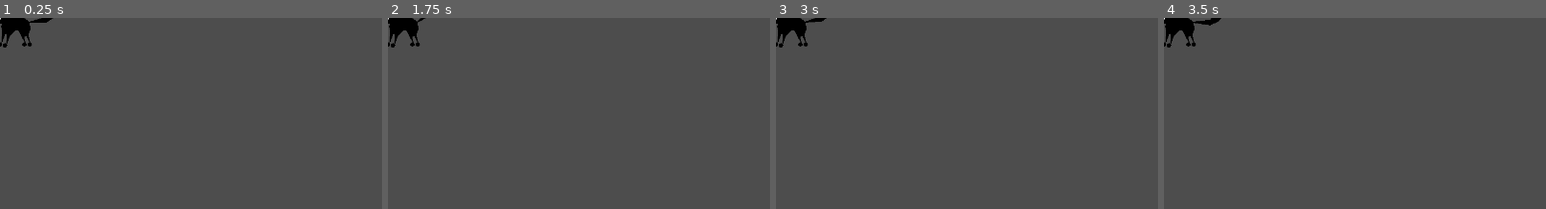
Above: before the commit, frames 1-4 (left to right).
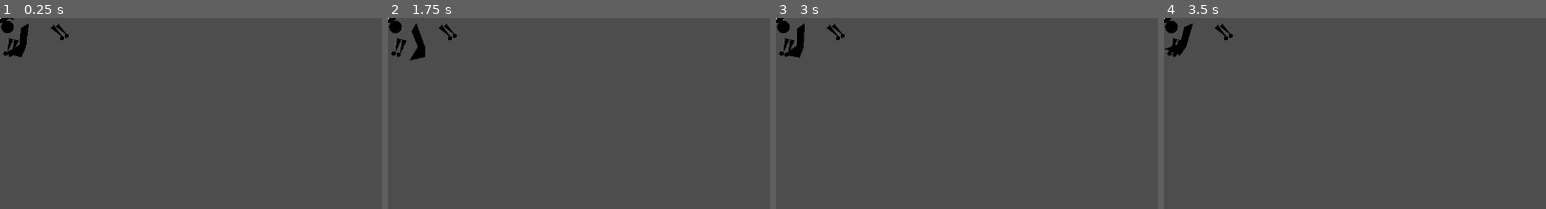
Above: after the commit, the same moments.

Repository: sciamop/circle-triangle-square
Game: Godot game, scene res://Scenes/_mcguffin.tscn
Same seed, same stepped clock (60 frames per second), same inputs: the game is played once before the commit and once after it. This scene is started directly instead of the project's main scene.
Inputs:
- Up to frame 1 (0.25 s): no input
- Up to frame 2 (1.75 s): hold Right (move_right) 0.53-1.28 s; tap B (attack_ranged) at 0.6 s; tap Space (jump) at 0.77, 1.52 s; hold Left (move_left) from 1.28 s (still down); tap Shift (dash) at 1.35 s
- Up to frame 3 (3 s): release Left (move_left) at 2.03 s; hold Right (move_right) from 2.03 s (still down); tap Ctrl (slash) at 2.1 s; tap B (attack_ranged) at 2.85 s
- Up to frame 4 (3.5 s): keep holding Right (move_right); tap Space (jump) at 3.02 s
The pictures show only the part of the screen within x 0-50%, y 0-50%; the shares and areas given below are measured in that part.

The runs differ from the first frame. In frame 1, 1.1% of the frame differs, in the area x 0-18%, y 0-21%; in frame 2, 1.1%; in frame 3, 1.0%; in frame 4, 1.1%.

Commit message:
IK for mcGuffin

Diff:
--- a/Scenes/UI.tscn
+++ b/Scenes/UI.tscn
@@ -211,7 +211,7 @@
 position = Vector2(25, 24)
 scale = Vector2(1.14861, 1.08698)
 color = Color(0, 0, 0, 1)
-polygon = PackedVector2Array(12, 0, 10.3923, 6, 6, 10.3923, 7.34764e-16, 12, -6, 10.3923, -10.3923, 6, -12, 1.46953e-15, -10.3923, -6, -6, -10.3923, -2.20429e-15, -12, 6, -10.3923, 10.3923, -6)
+polygon = PackedVector2Array(12, 0, 10.3923, 6, 6, 10.3923, 7.34788e-16, 12, -6, 10.3923, -10.3923, 6, -12, 1.46958e-15, -10.3923, -6, -6, -10.3923, -2.20436e-15, -12, 6, -10.3923, 10.3923, -6)
 script = ExtResource("2_nxvpl")
 radius = 12.0
 segments = 12
--- a/Scenes/_mcguffin.tscn
+++ b/Scenes/_mcguffin.tscn
@@ -3,6 +3,81 @@
 [ext_resource type="Script" uid="uid://y63jp0cst87s" path="res://Scripts/polygon_2d.gd" id="1_75amw"]
 [ext_resource type="AudioStream" uid="uid://dpd3dur7knw5i" path="res://Sounds/cat-meow.mp3" id="2_8dvo0"]
 [ext_resource type="FontFile" uid="uid://dbb1aunswvl1g" path="res://Fonts/circle-triangle-square-Regular.otf" id="3_vdg1q"]
+
+[sub_resource type="Animation" id="Animation_obnv1"]
+length = 0.001
+tracks/0/type = "value"
+tracks/0/imported = false
+tracks/0/enabled = true
+tracks/0/path = NodePath("headGroup:position")
+tracks/0/interp = 1
+tracks/0/loop_wrap = true
+tracks/0/keys = {
+"times": PackedFloat32Array(0),
+"transitions": PackedFloat32Array(1),
+"update": 0,
+"values": [Vector2(0, 0)]
+}
+tracks/1/type = "value"
+tracks/1/imported = false
+tracks/1/enabled = true
+tracks/1/path = NodePath("headGroup:rotation")
+tracks/1/interp = 1
+tracks/1/loop_wrap = true
+tracks/1/keys = {
+"times": PackedFloat32Array(0),
+"transitions": PackedFloat32Array(1),
+"update": 0,
+"values": [0.0]
+}
+tracks/2/type = "value"
+tracks/2/imported = false
+tracks/2/enabled = true
+tracks/2/path = NodePath("Label:position")
+tracks/2/interp = 1
+tracks/2/loop_wrap = true
+tracks/2/keys = {
+"times": PackedFloat32Array(0),
+"transitions": PackedFloat32Array(1),
+"update": 0,
+"values": [Vector2(-60, -69)]
+}
+tracks/3/type = "value"
+tracks/3/imported = false
+tracks/3/enabled = true
+tracks/3/path = NodePath("Label:rotation")
+tracks/3/interp = 1
+tracks/3/loop_wrap = true
+tracks/3/keys = {
+"times": PackedFloat32Array(0),
+"transitions": PackedFloat32Array(1),
+"update": 0,
+"values": [0.0]
+}
+tracks/4/type = "value"
+tracks/4/imported = false
+tracks/4/enabled = true
+tracks/4/path = NodePath("Label:visible")
+tracks/4/interp = 1
+tracks/4/loop_wrap = true
+tracks/4/keys = {
+"times": PackedFloat32Array(0),
+"transitions": PackedFloat32Array(1),
+"update": 1,
+"values": [true]
+}
+tracks/5/type = "value"
+tracks/5/imported = false
+tracks/5/enabled = true
+tracks/5/path = NodePath("torsoGroup/tail:rotation")
+tracks/5/interp = 1
+tracks/5/loop_wrap = true
+tracks/5/keys = {
+"times": PackedFloat32Array(0),
+"transitions": PackedFloat32Array(1),
+"update": 0,
+"values": [2.67689]
+}
 
 [sub_resource type="Animation" id="Animation_dcqxf"]
 resource_name = "idle"
@@ -98,81 +173,6 @@
 [sub_resource type="Animation" id="Animation_jpcxv"]
 resource_name = "meow"
 
-[sub_resource type="Animation" id="Animation_obnv1"]
-length = 0.001
-tracks/0/type = "value"
-tracks/0/imported = false
-tracks/0/enabled = true
-tracks/0/path = NodePath("headGroup:position")
-tracks/0/interp = 1
-tracks/0/loop_wrap = true
-tracks/0/keys = {
-"times": PackedFloat32Array(0),
-"transitions": PackedFloat32Array(1),
-"update": 0,
-"values": [Vector2(0, 0)]
-}
-tracks/1/type = "value"
-tracks/1/imported = false
-tracks/1/enabled = true
-tracks/1/path = NodePath("headGroup:rotation")
-tracks/1/interp = 1
-tracks/1/loop_wrap = true
-tracks/1/keys = {
-"times": PackedFloat32Array(0),
-"transitions": PackedFloat32Array(1),
-"update": 0,
-"values": [0.0]
-}
-tracks/2/type = "value"
-tracks/2/imported = false
-tracks/2/enabled = true
-tracks/2/path = NodePath("Label:position")
-tracks/2/interp = 1
-tracks/2/loop_wrap = true
-tracks/2/keys = {
-"times": PackedFloat32Array(0),
-"transitions": PackedFloat32Array(1),
-"update": 0,
-"values": [Vector2(-60, -69)]
-}
-tracks/3/type = "value"
-tracks/3/imported = false
-tracks/3/enabled = true
-tracks/3/path = NodePath("Label:rotation")
-tracks/3/interp = 1
-tracks/3/loop_wrap = true
-tracks/3/keys = {
-"times": PackedFloat32Array(0),
-"transitions": PackedFloat32Array(1),
-"update": 0,
-"values": [0.0]
-}
-tracks/4/type = "value"
-tracks/4/imported = false
-tracks/4/enabled = true
-tracks/4/path = NodePath("Label:visible")
-tracks/4/interp = 1
-tracks/4/loop_wrap = true
-tracks/4/keys = {
-"times": PackedFloat32Array(0),
-"transitions": PackedFloat32Array(1),
-"update": 1,
-"values": [true]
-}
-tracks/5/type = "value"
-tracks/5/imported = false
-tracks/5/enabled = true
-tracks/5/path = NodePath("torsoGroup/tail:rotation")
-tracks/5/interp = 1
-tracks/5/loop_wrap = true
-tracks/5/keys = {
-"times": PackedFloat32Array(0),
-"transitions": PackedFloat32Array(1),
-"update": 0,
-"values": [2.67689]
-}
-
 [sub_resource type="AnimationLibrary" id="AnimationLibrary_wiv5i"]
 _data = {
 &"RESET": SubResource("Animation_obnv1"),
@@ -187,30 +187,169 @@
 
 [node name="mcguffin" type="Node2D"]
 
+[node name="Skeleton2D" type="Skeleton2D" parent="."]
+
+[node name="torsoBone" type="Bone2D" parent="Skeleton2D"]
+position = Vector2(14, 17)
+auto_calculate_length_and_angle = false
+length = 40.3113
+bone_angle = -7.12502
+
+[node name="headBone" type="Bone2D" parent="Skeleton2D/torsoBone"]
+position = Vector2(-9, -16)
+rotation = -0.337611
+
+[node name="earBones" type="Bone2D" parent="Skeleton2D/torsoBone/headBone"]
+position = Vector2(2.36697, -23.2836)
+rotation = 0.496291
+scale = Vector2(1, 1)
+auto_calculate_length_and_angle = false
+length = 36.999
+bone_angle = -113.684
+
+[node name="earLBone" type="Bone2D" parent="Skeleton2D/torsoBone/headBone/earBones"]
+position = Vector2(16, -2)
+rotation = -0.695021
+scale = Vector2(0.51, 0.51)
+auto_calculate_length_and_angle = false
+length = 36.709
+bone_angle = 0.0
+
+[node name="RemoteTransform2D" type="RemoteTransform2D" parent="Skeleton2D/torsoBone/headBone/earBones/earLBone"]
+remote_path = NodePath("../../../../../../headGroup/earL")
+
+[node name="earRBone" type="Bone2D" parent="Skeleton2D/torsoBone/headBone/earBones"]
+position = Vector2(-9, 0)
+rotation = -2.47389
+scale = Vector2(0.42, 0.42)
+auto_calculate_length_and_angle = false
+length = 37.766
+bone_angle = 0.0
+
+[node name="RemoteTransform2D" type="RemoteTransform2D" parent="Skeleton2D/torsoBone/headBone/earBones/earRBone"]
+remote_path = NodePath("../../../../../../headGroup/earR")
+
+[node name="RemoteTransform2D" type="RemoteTransform2D" parent="Skeleton2D/torsoBone/headBone"]
+remote_path = NodePath("../../../../headGroup")
+
+[node name="hipBone" type="Bone2D" parent="Skeleton2D/torsoBone"]
+position = Vector2(40, -5)
+rotation = -0.432965
+auto_calculate_length_and_angle = false
+length = 0.0
+bone_angle = 0.0
+
+[node name="LegRearLBone" type="Bone2D" parent="Skeleton2D/torsoBone/hipBone"]
+auto_calculate_length_and_angle = false
+length = 36.709
+bone_angle = -221.538
+
+[node name="LegRearRBone" type="Bone2D" parent="Skeleton2D/torsoBone/hipBone"]
+auto_calculate_length_and_angle = false
+length = 36.709
+bone_angle = -244.858
+
+[node name="tailBone" type="Bone2D" parent="Skeleton2D/torsoBone/hipBone"]
+rotation = 0.733038
+auto_calculate_length_and_angle = false
+length = 69.842
+bone_angle = -61.215
+
+[node name="RemoteTransform2D" type="RemoteTransform2D" parent="Skeleton2D/torsoBone/hipBone/tailBone"]
+remote_path = NodePath("../../../../../torsoGroup/tail")
+
+[node name="RemoteTransform2D" type="RemoteTransform2D" parent="Skeleton2D/torsoBone/hipBone"]
+remote_path = NodePath("../../../../torsoGroup/rearLegs")
+
+[node name="chestBone" type="Bone2D" parent="Skeleton2D/torsoBone"]
+rotation = 0.0633261
+scale = Vector2(1, 1)
+
+[node name="legLBone" type="Bone2D" parent="Skeleton2D/torsoBone/chestBone"]
+rotation = 2.14152
+scale = Vector2(1, 1)
+auto_calculate_length_and_angle = false
+length = 29.06
+bone_angle = -9.191
+
+[node name="legRBone" type="Bone2D" parent="Skeleton2D/torsoBone/chestBone"]
+auto_calculate_length_and_angle = false
+length = 32.567
+bone_angle = 90.364
+
+[node name="RemoteTransform2D" type="RemoteTransform2D" parent="Skeleton2D/torsoBone/chestBone"]
+remote_path = NodePath("../../../../torsoGroup/frontLegs")
+
+[node name="RemoteTransform2D" type="RemoteTransform2D" parent="Skeleton2D/torsoBone"]
+remote_path = NodePath("../../../torsoGroup/body")
+
 [node name="torsoGroup" type="Area2D" parent="."]
 
 [node name="body" type="Polygon2D" parent="torsoGroup"]
-position = Vector2(30, 18)
-rotation = -1.4953
-scale = Vector2(1.96142, 2.34482)
-color = Color(0, 0, 0, 1)
-polygon = PackedVector2Array(11.8082, 0.535989, 11.3836, 2.30028, 10.9512, 3.91405, 9.72766, 5.79989, 9.33463, 7.10783, 8.39477, 8.02267, 7.45982, 8.95444, 6, 10.3923, 7.34764e-16, 12, -6, 10.3923, -9.1594, 6.13946, -2.38811, 1.86185, -2.58037, -0.264435, -8.01025, -3.7701, -6, -10.3923, -2.20429e-15, -12, 6, -10.3923, 10.3923, -6, 10.8768, -4.10967, 11.3401, -2.46294)
+position = Vector2(14, 17)
+color = Color(0, 0, 0, 1)
+polygon = PackedVector2Array(12, 0, 10.3923, 6, 6, 10.3923, 7.34788e-16, 12, -6, 10.3923, -10.3923, 6, -12, 1.46958e-15, -10.3923, -6, -6, -10.3923, -2.20436e-15, -12, 6, -10.3923, 10.3923, -6)
 script = ExtResource("1_75amw")
 radius = 12.0
 segments = 12
 
 [node name="tail" type="Polygon2D" parent="torsoGroup"]
 z_index = 1
-position = Vector2(55, 8)
+position = Vector2(54, 12)
 rotation = 2.67689
-scale = Vector2(1.38104, 0.447188)
-color = Color(0, 0, 0, 1)
-offset = Vector2(-37.965, 4.365)
+scale = Vector2(1, 1)
+color = Color(0, 0, 0, 1)
+offset = Vector2(7.75238, -43.1758)
 texture_scale = Vector2(61.65, 61.65)
 polygon = PackedVector2Array(43.235, -4.365, 14.7753, -16.2784, 3.64244, 0.608221, -8.63041, 45.2046, 7.63997, 38.4602, 14.981, 7.46224)
 vertex_colors = PackedColorArray(0, 0, 0, 1)
 
-[node name="frontLegL" type="Polygon2D" parent="torsoGroup"]
+[node name="rearLegs" type="Area2D" parent="torsoGroup"]
+position = Vector2(54, 12)
+rotation = -0.432965
+
+[node name="rearLegL" type="Polygon2D" parent="torsoGroup/rearLegs"]
+z_index = 1
+position = Vector2(38.7487, 22.6318)
+rotation = 1.22567
+scale = Vector2(0.708424, 0.234562)
+color = Color(0, 0, 0, 1)
+offset = Vector2(-1.235, 4.365)
+texture_scale = Vector2(61.65, 61.65)
+polygon = PackedVector2Array(43.235, -4.365, 0.235, -22.365, 1.235, -4.365, 0.235, 13.635)
+vertex_colors = PackedColorArray(0, 0, 0, 1)
+
+[node name="rearLegR" type="Polygon2D" parent="torsoGroup/rearLegs"]
+z_index = 1
+position = Vector2(48.3256, 24.2582)
+rotation = 1.22567
+scale = Vector2(0.703609, 0.196284)
+color = Color(0, 0, 0, 1)
+offset = Vector2(-1.235, 4.365)
+texture_scale = Vector2(61.65, 61.65)
+polygon = PackedVector2Array(43.235, -4.365, 0.235, -22.365, 1.235, -4.365, 0.235, 13.635)
+vertex_colors = PackedColorArray(0, 0, 0, 1)
+
+[node name="rearFootL" type="Polygon2D" parent="torsoGroup/rearLegs"]
+position = Vector2(56, 50)
+rotation = 1.5708
+scale = Vector2(0.313651, 0.371778)
+color = Color(0, 0, 0, 1)
+polygon = PackedVector2Array(12, 0, 10.3923, 6, 6, 10.3923, 7.34764e-16, 12, -6, 10.3923, -10.3923, 6, -12, 1.46953e-15, -10.3923, -6, -6, -10.3923, -2.20429e-15, -12, 6, -10.3923, 10.3923, -6)
+
+[node name="rearFootR" type="Polygon2D" parent="torsoGroup/rearLegs"]
+position = Vector2(46, 50)
+rotation = 1.5708
+scale = Vector2(0.313651, 0.371778)
+color = Color(0, 0, 0, 1)
+polygon = PackedVector2Array(12, 0, 10.3923, 6, 6, 10.3923, 7.34764e-16, 12, -6, 10.3923, -10.3923, 6, -12, 1.46953e-15, -10.3923, -6, -6, -10.3923, -2.20429e-15, -12, 6, -10.3923, 10.3923, -6)
+
+[node name="frontLegs" type="Area2D" parent="torsoGroup"]
+position = Vector2(14, 17)
+rotation = 0.0633261
+scale = Vector2(1, 1)
+
+[node name="frontLegL" type="Polygon2D" parent="torsoGroup/frontLegs"]
 z_index = 1
 position = Vector2(8.71799, 22.0054)
 rotation = 1.79561
@@ -221,14 +360,14 @@
 polygon = PackedVector2Array(43.235, -4.365, 0.235, -22.365, 1.235, -4.365, 0.235, 13.635)
 vertex_colors = PackedColorArray(0, 0, 0, 1)
 
-[node name="frontFootL" type="Polygon2D" parent="torsoGroup"]
+[node name="frontFootL" type="Polygon2D" parent="torsoGroup/frontLegs"]
 position = Vector2(-0.281994, 50.0054)
 rotation = 1.5708
 scale = Vector2(0.355069, 0.357906)
 color = Color(0, 0, 0, 1)
 polygon = PackedVector2Array(12, 0, 10.3923, 6, 6, 10.3923, 7.34764e-16, 12, -6, 10.3923, -10.3923, 6, -12, 1.46953e-15, -10.3923, -6, -6, -10.3923, -2.20429e-15, -12, 6, -10.3923, 10.3923, -6)
 
-[node name="frontLegR" type="Polygon2D" parent="torsoGroup"]
+[node name="frontLegR" type="Polygon2D" parent="torsoGroup/frontLegs"]
 z_index = 1
 position = Vector2(18.2949, 23.6318)
 rotation = 1.79561
@@ -239,51 +378,14 @@
 polygon = PackedVector2Array(43.235, -4.365, 0.235, -22.365, 1.235, -4.365, 0.235, 13.635)
 vertex_colors = PackedColorArray(0, 0, 0, 1)
 
-[node name="frontLegL2" type="Polygon2D" parent="torsoGroup"]
-z_index = 1
-position = Vector2(38.7487, 22.6318)
-rotation = 1.22567
-scale = Vector2(0.708424, 0.234562)
-color = Color(0, 0, 0, 1)
-offset = Vector2(-1.235, 4.365)
-texture_scale = Vector2(61.65, 61.65)
-polygon = PackedVector2Array(43.235, -4.365, 0.235, -22.365, 1.235, -4.365, 0.235, 13.635)
-vertex_colors = PackedColorArray(0, 0, 0, 1)
-
-[node name="frontLegR2" type="Polygon2D" parent="torsoGroup"]
-z_index = 1
-position = Vector2(48.3256, 24.2582)
-rotation = 1.22567
-scale = Vector2(0.703609, 0.196284)
-color = Color(0, 0, 0, 1)
-offset = Vector2(-1.235, 4.365)
-texture_scale = Vector2(61.65, 61.65)
-polygon = PackedVector2Array(43.235, -4.365, 0.235, -22.365, 1.235, -4.365, 0.235, 13.635)
-vertex_colors = PackedColorArray(0, 0, 0, 1)
-
-[node name="frontFootR" type="Polygon2D" parent="torsoGroup"]
+[node name="frontFootR" type="Polygon2D" parent="torsoGroup/frontLegs"]
 position = Vector2(9.29487, 51.6318)
 rotation = 1.5708
 scale = Vector2(0.355069, 0.357906)
 color = Color(0, 0, 0, 1)
 polygon = PackedVector2Array(12, 0, 10.3923, 6, 6, 10.3923, 7.34764e-16, 12, -6, 10.3923, -10.3923, 6, -12, 1.46953e-15, -10.3923, -6, -6, -10.3923, -2.20429e-15, -12, 6, -10.3923, 10.3923, -6)
 
-[node name="backFootL" type="Polygon2D" parent="torsoGroup"]
-position = Vector2(56, 50)
-rotation = 1.5708
-scale = Vector2(0.313651, 0.371778)
-color = Color(0, 0, 0, 1)
-polygon = PackedVector2Array(12, 0, 10.3923, 6, 6, 10.3923, 7.34764e-16, 12, -6, 10.3923, -10.3923, 6, -12, 1.46953e-15, -10.3923, -6, -6, -10.3923, -2.20429e-15, -12, 6, -10.3923, 10.3923, -6)
-
-[node name="backFootL2" type="Polygon2D" parent="torsoGroup"]
-position = Vector2(46, 50)
-rotation = 1.5708
-scale = Vector2(0.313651, 0.371778)
-color = Color(0, 0, 0, 1)
-polygon = PackedVector2Array(12, 0, 10.3923, 6, 6, 10.3923, 7.34764e-16, 12, -6, 10.3923, -10.3923, 6, -12, 1.46953e-15, -10.3923, -6, -6, -10.3923, -2.20429e-15, -12, 6, -10.3923, 10.3923, -6)
-
 [node name="headGroup" type="Area2D" parent="."]
-scale = Vector2(1.17201, 1.17619)
 
 [node name="whisker02R" type="Polygon2D" parent="headGroup"]
 z_index = 1
@@ -331,9 +433,9 @@
 
 [node name="earL" type="Polygon2D" parent="headGroup"]
 z_index = 1
-position = Vector2(-12.9092, -16.3509)
-rotation = -2.5252
-scale = Vector2(0.504768, 0.349698)
+position = Vector2(17.389, -17.4236)
+rotation = -0.19873
+scale = Vector2(0.51, 0.51)
 color = Color(0, 0, 0, 1)
 offset = Vector2(-1.235, 4.365)
 texture_scale = Vector2(61.65, 61.65)
@@ -342,9 +444,9 @@
 
 [node name="earR" type="Polygon2D" parent="headGroup"]
 z_index = 1
-position = Vector2(14.0907, -18.3509)
-rotation = -0.612022
-scale = Vector2(0.454705, 0.389563)
+position = Vector2(-5.54722, -27.5691)
+rotation = -1.9776
+scale = Vector2(0.42, 0.42)
 color = Color(0, 0, 0, 1)
 offset = Vector2(-1.235, 4.365)
 texture_scale = Vector2(61.65, 61.65)
@@ -414,3 +516,36 @@
 offset_bottom = -33.0
 text = "1234!"
 label_settings = SubResource("LabelSettings_wiv5i")
+
+[node name="IKHead" type="Node2D" parent="."]
+position = Vector2(14, 17)
+rotation = -0.481711
+
+[node name="IKEarR" type="Node2D" parent="."]
+position = Vector2(4, -20)
+rotation = 0.96351
+
+[node name="IKEarL" type="Node2D" parent="."]
+position = Vector2(-4, -19)
+rotation = -1.39103
+
+[node name="IKHips" type="Node2D" parent="."]
+position = Vector2(54, 12)
+
+[node name="IKRearLegL" type="Node2D" parent="."]
+position = Vector2(46, 29)
+rotation = 0.427606
+
+[node name="IKTail" type="Node2D" parent="."]
+position = Vector2(68, -3)
+rotation = -2.30034
+
+[node name="IKRearLegR" type="Node2D" parent="."]
+position = Vector2(55, 29)
+
+[node name="IKFrontLegL" type="Node2D" parent="."]
+position = Vector2(6, 32)
+rotation = 0.321141
+
+[node name="IKFrontLegR" type="Node2D" parent="."]
+position = Vector2(15, 32)
--- a/Scenes/player.tscn
+++ b/Scenes/player.tscn
@@ -849,9 +849,9 @@
 
 [node name="HatPolygon" type="Polygon2D" parent="."]
 z_index = 1
-position = Vector2(-1.85952, 30.0289)
-rotation = -1.96263
-scale = Vector2(1, 1)
+position = Vector2(1.79445, 29.6435)
+rotation = -1.33087
+scale = Vector2(0.999999, 0.999999)
 color = Color(0, 0, 0, 1)
 offset = Vector2(-2.57, 2.54)
 texture_scale = Vector2(61.65, 61.65)
@@ -859,11 +859,11 @@
 vertex_colors = PackedColorArray(0, 0, 0, 1)
 
 [node name="HeadPolygon" type="Polygon2D" parent="."]
-position = Vector2(1.23219, 36.3064)
-rotation = -2.0394
-scale = Vector2(1, 1)
+position = Vector2(0.582203, 36.5352)
+rotation = -1.40764
+scale = Vector2(0.999999, 0.999999)
 color = Color(0, 0, 0, 1)
-polygon = PackedVector2Array(12, 0, 10.3923, 6, 6, 10.3923, 7.34764e-16, 12, -6, 10.3923, -10.3923, 6, -12, 1.46953e-15, -10.3923, -6, -6, -10.3923, -2.20429e-15, -12, 6, -10.3923, 10.3923, -6)
+polygon = PackedVector2Array(12, 0, 10.3923, 6, 6, 10.3923, 7.34788e-16, 12, -6, 10.3923, -10.3923, 6, -12, 1.46958e-15, -10.3923, -6, -6, -10.3923, -2.20436e-15, -12, 6, -10.3923, 10.3923, -6)
 script = ExtResource("2_256ay")
 radius = 12.0
 segments = 12
@@ -871,7 +871,8 @@
 [node name="BodyPolygon" type="Polygon2D" parent="."]
 z_index = 1
 position = Vector2(3, 80)
-rotation = -1.55724
+rotation = -1.69385
+scale = Vector2(1, 1)
 color = Color(0, 0, 0, 1)
 offset = Vector2(-1.235, 4.365)
 texture_scale = Vector2(61.65, 61.65)
@@ -882,7 +883,7 @@
 z_index = 1
 position = Vector2(11, 80)
 rotation = 1.54139
-scale = Vector2(0.999986, 0.999986)
+scale = Vector2(0.999944, 0.999944)
 color = Color(0, 0, 0, 1)
 texture_scale = Vector2(61.65, 61.65)
 skeleton = NodePath("../Leg01Polygon")
@@ -891,9 +892,9 @@
 
 [node name="ArmPolygon" type="Polygon2D" parent="."]
 z_index = 1
-position = Vector2(14.2974, 43.8536)
-rotation = -3.08592
-scale = Vector2(0.999733, 0.999725)
+position = Vector2(7.43191, 50.0069)
+rotation = -2.52939
+scale = Vector2(0.999732, 0.999724)
 skew = -0.00332904
 color = Color(0, 0, 0, 1)
 texture_scale = Vector2(61.65, 61.65)
Not shown, changed: .DS_Store
